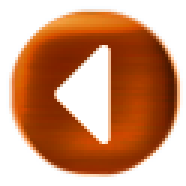
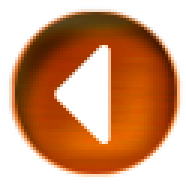
Two versions of the same layered image (186px x 186px). Layer-by-layer changes:
painted on "Layer 2" over [12, 9, 180, 177]
